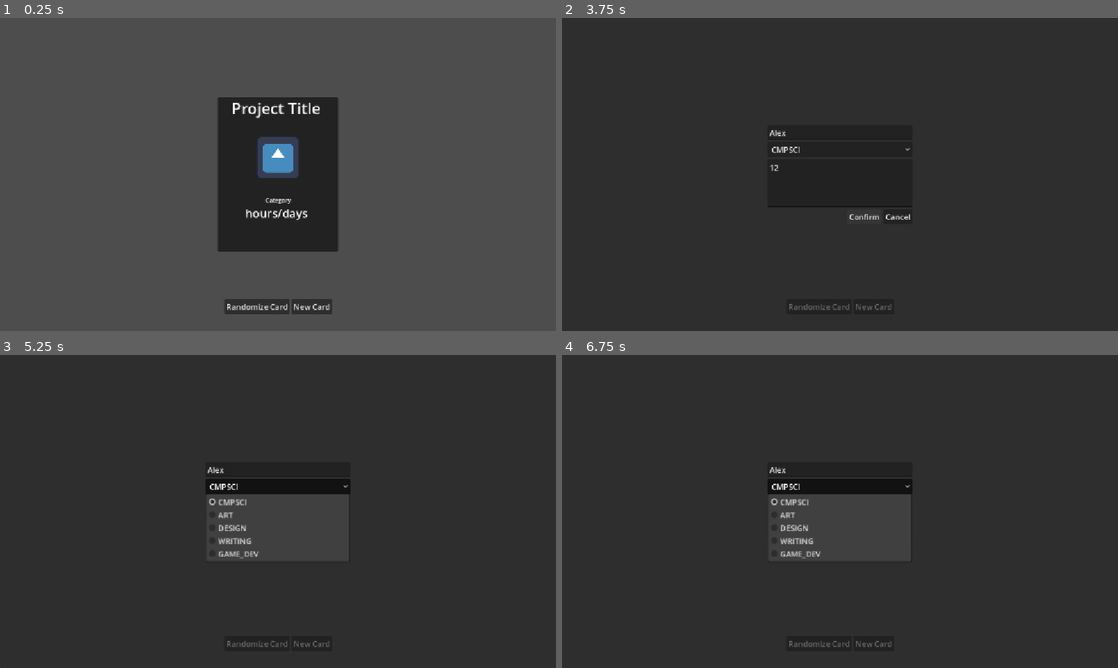
Above: before the commit, frames 1-4 (two rows, left to right).
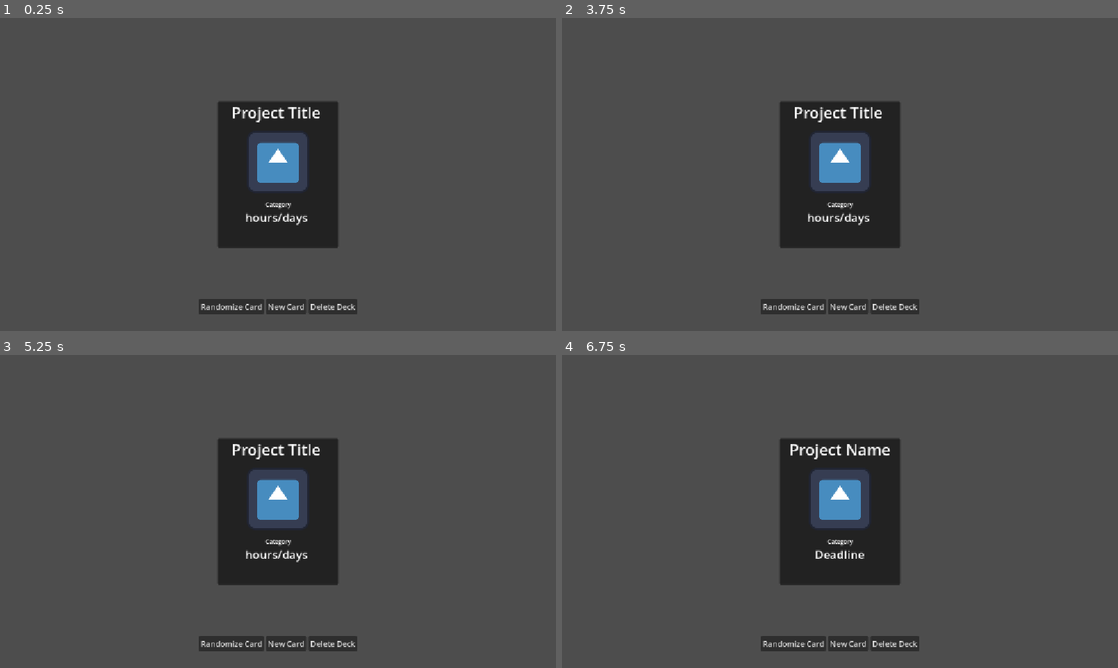
Above: after the commit, the same moments.

Repository: lory-rocha/Project-Cards
Game: Godot game, scene res://scenes/Main.tscn
The game is run twice, just before and just after one commit, with the same random seed, the same clock (stepped at 60 frames per second) and the same inputs. The engine's default icon, where the game draws it, is replaced by a stand-in: a white triangle on a blue panel in a dark square.
Inputs (mouse positions are in pixels of both pictures, inside the frame that each line leads up to):
- Up to frame 1 (0.25 s): no input
- Up to frame 2 (3.75 s): click "Randomize Card" at 0.5 s; click "New Card" at 1.25 s; click (840, 133) at 2.02 s; type "Alex" at 2.1 s; click (840, 183) at 2.25 s; type "12" at 2.33 s; click "New Card" at 2.75 s; click "Confirm" at 3.5 s
- Up to frame 3 (5.25 s): click (300, 552) at 4.25 s, where only the run before the commit has a clickable "Confirm"; click (278, 486) at 5 s, where only the run before the commit has a clickable "CMPSCI"
- Up to frame 4 (6.75 s): click "Randomize Card" at 5.75 s; click (840, 486) at 6.5 s, where only the run before the commit has a clickable "CMPSCI"

The runs differ from the first frame. In frame 1, 3.3% of the frame differs, in the area x 35-65%, y 25-95%; in frame 2, 91%; in frame 3, 93%; in frame 4, 93%, in the area x 0-100%, y 0-100%.

Commit message:
Decoupled data and UI

Diff:
--- a/scenes/CardUI.tscn
+++ b/scenes/CardUI.tscn
@@ -19,6 +19,7 @@
 metadata/_edit_use_anchors_ = true
 
 [node name="PanelContainer" type="PanelContainer" parent="." unique_id=1371052680]
+custom_minimum_size = Vector2(210, 302.5)
 layout_mode = 1
 anchors_preset = 15
 anchor_right = 1.0
@@ -27,7 +28,7 @@
 grow_vertical = 2
 
 [node name="Panel" type="Panel" parent="PanelContainer" unique_id=1252575680]
-custom_minimum_size = Vector2(200, 320)
+custom_minimum_size = Vector2(210, 102)
 layout_mode = 2
 size_flags_vertical = 3
 metadata/_edit_use_anchors_ = true
@@ -48,10 +49,10 @@
 autowrap_mode = 2
 
 [node name="TextureRect" type="TextureRect" parent="PanelContainer/VBoxContainer" unique_id=1865393708]
+custom_minimum_size = Vector2(107, 107)
 layout_mode = 2
 size_flags_horizontal = 4
 size_flags_vertical = 4
-offset_transform_enabled = true
 offset_transform_scale = Vector2(0.705, 0.705)
 texture = ExtResource("1_sq8ug")
 
--- a/scenes/Main.tscn
+++ b/scenes/Main.tscn
@@ -2,7 +2,8 @@
 
 [ext_resource type="PackedScene" uid="uid://bfdm6l3gil61j" path="res://scenes/CardUI.tscn" id="1_elqb8"]
 [ext_resource type="Script" uid="uid://coli8lgbh8jhh" path="res://scripts/ui/prompt_card_menu.gd" id="1_rvslj"]
-[ext_resource type="Script" uid="uid://br4pfj87wrem" path="res://scenes/randomize_button.gd" id="3_0bbpv"]
+[ext_resource type="Script" uid="uid://br4pfj87wrem" path="res://scripts/ui/randomize_button.gd" id="3_0bbpv"]
+[ext_resource type="Script" uid="uid://p3vnta1d2g6j" path="res://scripts/ui/delete_deck_button.gd" id="4_rarhs"]
 
 [node name="Main" type="Control" unique_id=1715298487]
 layout_mode = 3
@@ -14,7 +15,6 @@
 pivot_offset = Vector2(576, 313)
 
 [node name="CardUI" parent="." unique_id=212181790 instance=ExtResource("1_elqb8")]
-unique_name_in_owner = true
 layout_mode = 1
 
 [node name="HBoxContainer" type="HBoxContainer" parent="." unique_id=820754021]
@@ -44,6 +44,13 @@
 autowrap_trim_flags = 192
 script = ExtResource("1_rvslj")
 
+[node name="DeleteDeckButton" type="Button" parent="HBoxContainer" unique_id=1476391373]
+unique_name_in_owner = true
+layout_mode = 2
+text = "Delete Deck"
+script = ExtResource("4_rarhs")
+
 [connection signal="clicked" from="HBoxContainer/RandomizeButton" to="CardUI" method="_on_randomize_button_clicked"]
 [connection signal="menu_closed" from="HBoxContainer/NewCardButton" to="CardUI" method="_on_new_card_button_menu_closed"]
 [connection signal="menu_prompted" from="HBoxContainer/NewCardButton" to="CardUI" method="_on_new_card_button_menu_prompted"]
+[connection signal="deck_deleted" from="HBoxContainer/DeleteDeckButton" to="CardUI" method="_on_delete_deck_button"]
--- a/scripts/data/card_data.gd
+++ b/scripts/data/card_data.gd
@@ -1,7 +1,12 @@
 extends Resource
+## Base class for a generic card.
+##
+## A card can also be interpreted as a "project"
 class_name CardData
 
+## Represents a identification for the card: [int]
 @export var id: int
+@export var deadline: String = ""
 @export var name: String
 @export var category: Types
 @export var desc: String
@@ -14,17 +19,21 @@
 	GAME_DEV
 }
 
+func type_to_string() -> String:
+	var type_str = Types.keys()[category]
+	return type_str
+
 func _to_string() -> String:
+	### Prints the "Types" enum into a string when <print(card)> is called
 	var type_str = Types.keys()[category]
 	return "--[%s] %s (ID: %d)--" % [type_str, name, get_instance_id()]
 
-func set_time_frame():
-	## Set a random time frame between hours and days
+func set_time_frame() -> void:
 	const hours = 6
-	var rnd = RandomNumberGenerator.new()
-	var rnd_seed = rnd.randi_range(1, hours)
 
-
-	if(rnd_seed == 1): return "%d hour" % rnd_seed
-	elif (rnd_seed <= hours):
-		return "%d hours" % rnd_seed
+	# Generates a number using the global seed (already set up in your _ready)
+	var rnd_seed = randi_range(1, hours)
+	if rnd_seed == 1:
+		self.deadline = "1 hour"
+	else:
+		self.deadline = "%d hours" % rnd_seed
--- a/scripts/data/card_manager.gd
+++ b/scripts/data/card_manager.gd
@@ -1,42 +1,63 @@
 extends Node
 
 const SAVE_PATH = SaveLoad.SAVE_PATH
-var current_deck: CardDeck
+var deck: CardDeck
+var card: CardData
 
 func _ready() -> void:
-	current_deck = SaveLoad.load_deck()
+	randomize()
+	deck = SaveLoad.load_deck()
 
-func _create_card(card_name:String, card_desc:String, card_category:CardData.Types):
+
+
+func check_deck() -> void:
+	if deck == null:
+		deck = SaveLoad.load_deck()
+	else: return
+
+func return_deck() -> CardDeck:
+	return deck
+
+func delete_deck() -> void:
+	if deck && deck.cards.size() > 0:
+		if FileAccess.file_exists(SaveLoad.SAVE_PATH):
+			DirAccess.remove_absolute(SaveLoad.SAVE_PATH)
+			print("Save file physically deleted from disk.")
+
+		deck.cards.clear()
+		print("deck cleared: ", deck.cards.size(), " cards")
+	else:
+		print("Deck is already empty")
+
+func reload_deck():
+	if deck && deck.cards.size() > 0:
+		deck = ResourceLoader.load(SAVE_PATH, "", ResourceLoader.CACHE_MODE_REPLACE)
+	else: deck = null
+
+func init_card(card_name:String, desc: String) -> void:
 	var new_card = CardData.new()
+	new_card.name = card_name
+	new_card.desc = desc
+	new_card.resource_local_to_scene = true
+	deck.add_card(new_card)
+	return_card()
 
-	new_card.name = card_name
-	new_card.desc = card_desc
-	new_card.category = card_category
-	new_card.resource_local_to_scene = true
+	print(new_card.name, " added to deck")
+	print(new_card)
+	SaveLoad.save_deck(deck)
 
-	current_deck.add_card(new_card)
-	print(new_card.name, " added to deck")
-	print(set_types_to_string(new_card))
+func return_card() -> CardData:
+	return card
 
-	SaveLoad.save_deck(current_deck)
-
-func get_card_from_deck(deck:CardDeck, index:int):
-	if deck.cards.size() > 0:
-		return deck.cards[index]
-	else: return null
-
-func get_all_cards_from_deck(deck:CardDeck):
-	if deck.cards.size() > 0:
-		for card in range (deck):
-			return deck.cards[card]
-	else: return null
-
-func randomize_card_index(deck:CardDeck):
-	var rnd_index = deck.cards.pick_random()
-	return rnd_index
-
-func set_types_to_string(card:CardData)-> String:
-	if card == null:
-		return "No type data"
-	var types_string = card.Types.keys()[card.category]
-	return types_string
+func randomize_card_index() -> void:
+	var last_index = card
+	if deck && deck.cards.size() > 0:
+		var rnd_index = deck.cards[randi() % deck.cards.size()]
+		while rnd_index == last_index:
+			rnd_index = deck.cards[randi() % deck.cards.size()]
+			last_index = rnd_index.duplicate()
+		rnd_index.set_time_frame()
+		card = rnd_index
+	else:
+		print("No cards to randomize")
+		return
--- a/scripts/data/save_load.gd
+++ b/scripts/data/save_load.gd
@@ -1,6 +1,6 @@
 extends Node
 
-const SAVE_PATH = "user://card_deck.tres"
+const SAVE_PATH = "user://usr_card_deck.tres"
 func load_deck() -> CardDeck:
 	if ResourceLoader.exists(SAVE_PATH):
 		var deck = ResourceLoader.load(SAVE_PATH, "", ResourceLoader.CACHE_MODE_IGNORE) as CardDeck
--- a/scripts/ui/card_menu.gd
+++ b/scripts/ui/card_menu.gd
@@ -8,13 +8,12 @@
 	%CancelButton.pressed.connect(_on_cancel)
 
 func _on_button_click():
-	CardManager._create_card(%InputProjectName.text, %ProjectDescription.text, %CategoryOption.get_selected_id())
+	CardManager.init_card(%InputProjectName.text, %ProjectDescription.text)
+	self.queue_free()
 
 func _on_cancel():
 	self.queue_free()
 
-func _on_menu_prompted():
-	print("signal was connected")
 func set_dropdown_items():
 	var category_keys = CardData.Types.keys()
 	for k in range (category_keys.size() ):
--- a/scripts/ui/card_ui.gd
+++ b/scripts/ui/card_ui.gd
@@ -1,24 +1,23 @@
 extends Control
 var current_deck:CardDeck
-var rnd_card:CardData
+var rnd_card: CardData
 
 func _ready() -> void:
+	current_deck = CardManager.return_deck()
 	randomize()
-	current_deck = SaveLoad.load_deck()
-	randomize_card()
 
 func randomize_card():
 	if current_deck && current_deck.cards.size() > 0:
-		rnd_card = CardManager.randomize_card_index(current_deck)
+		rnd_card = CardManager.return_card()
+		CardManager.randomize_card_index()
 		update_ui(rnd_card)
+		CardManager.reload_deck()
 
-func update_ui(card:CardData):
-	if card != null:
-		var deadline = card.set_time_frame()
-		var category = CardManager.set_types_to_string(rnd_card)
-		%Category.text = category
-		%ProjectTitle.text = card.name
-		%Deadline.text = str(deadline)
+func update_ui(rnd_card:CardData):
+	if rnd_card != null:
+		%Category.text = rnd_card.type_to_string()
+		%ProjectTitle.text = rnd_card.name
+		%Deadline.text = rnd_card.deadline
 	else:
 		%Category.text = "Category"
 		%ProjectTitle.text = "Project Name"
@@ -26,11 +25,12 @@
 
 func _on_randomize_button_clicked():
 	randomize_card()
-	if self.hidden:
-		self.show()
 
 func _on_new_card_button_menu_prompted() -> void:
 	self.hide()
 
 func _on_new_card_button_menu_closed() -> void:
 	self.show()
+
+func _on_delete_deck_button() -> void:
+	CardManager.delete_deck()
--- /dev/null
+++ b/scripts/ui/delete_deck_button.gd
@@ -0,0 +1,8 @@
+extends Button
+signal deck_deleted
+
+func _ready() -> void:
+	self.pressed.connect(_on_button_pressed)
+
+func _on_button_pressed():
+	emit_signal("deck_deleted")
Not shown, added: scripts/ui/delete_deck_button.gd.uid
Renamed: scenes/randomize_button.gd -> scripts/ui/randomize_button.gd
Renamed: scenes/randomize_button.gd.uid -> scripts/ui/randomize_button.gd.uid
